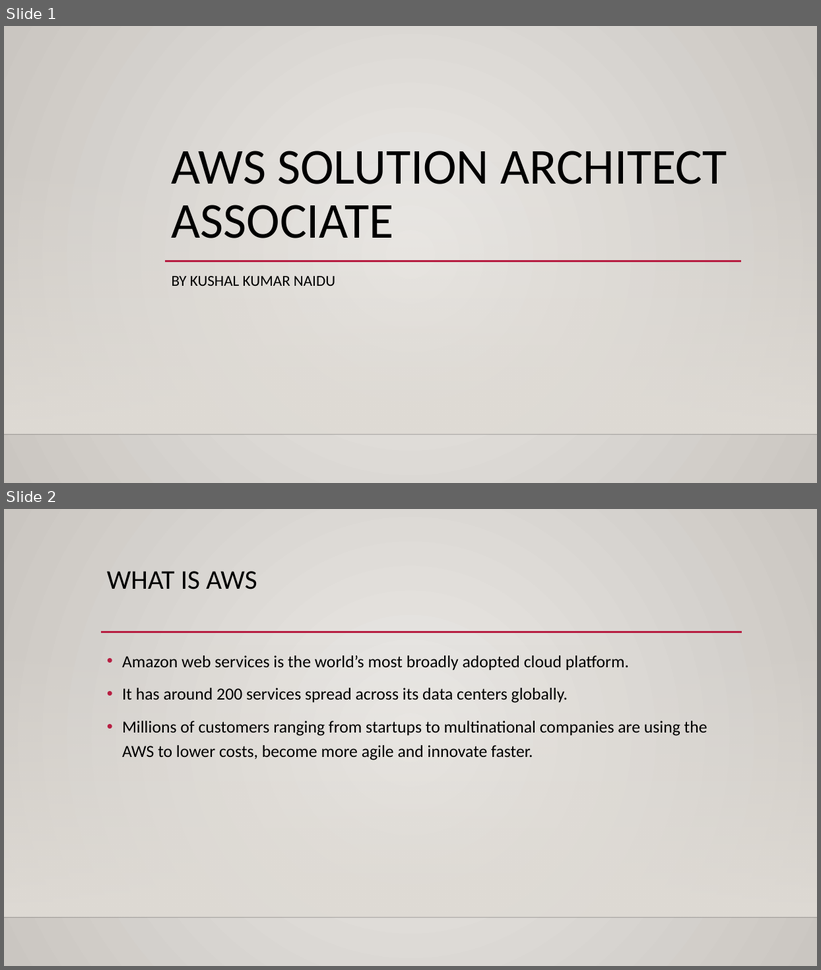
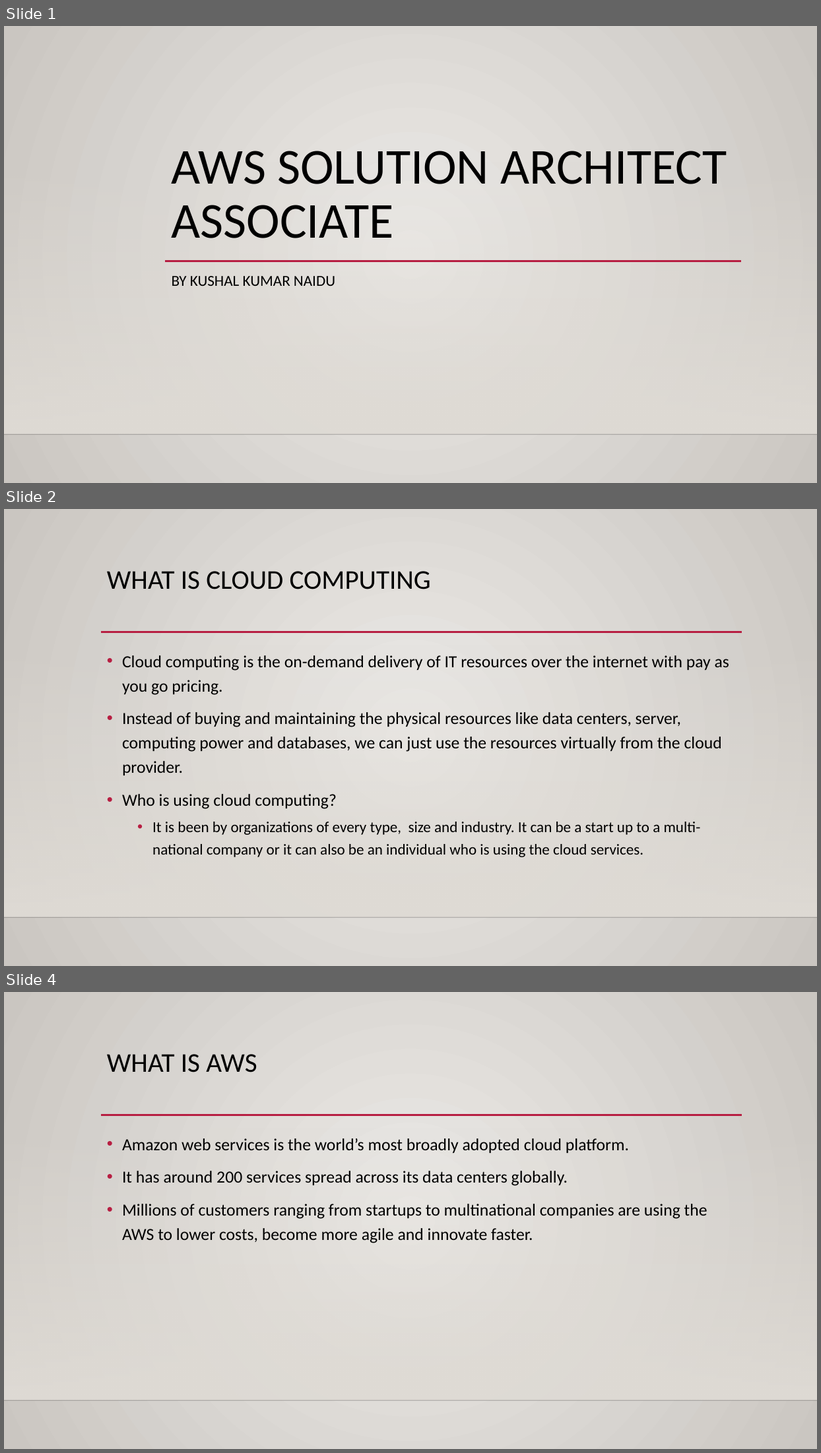
Before and after one commit to kushalnaidu007/AWS-Solution-Architect, a slide deck: AWS-SAA.pptx. Shown one above the other, each under a label of ours: slides 1 and 2 before the commit, slides 1, 2 and 4 after it; the slides between them are not shown. The pictures are 821x970 and 821x1453 pixels, drawn with LibreOffice and Linux fonts; fonts in the diff are those of the drawing; background and template pictures are left out. Boxes give left, top, right and bottom in pixels: in the first picture for what was removed or moved away, otherwise in the second. Text is boxed around its words. In the diff, an @@ line names an element or a change of style, - is before the commit and + after.

Commit message:
Added EC2 and EBS
Added more information about EC2 instances and also overview of EBS.

```diff
--- a/AWS-SAA.pptx
+++ b/AWS-SAA.pptx
@@ slide 2 added at box(4, 509, 817, 966), background gradient #ECEAE7 to #CAC7C1; not listed: 3 template elements that a slide beside it also shows @@
@@ title added at box(107, 571, 431, 590), 32 pt, text #000000 @@
+WHAT IS CLOUD COMPUTING
@@ text added at box(122, 656, 729, 857), 20 pt, text #000000 @@
+• Cloud computing is the on-demand delivery of IT resources over the internet with pay as you go pricing.
+• Instead of buying and maintaining the physical resources like data centers, server, computing power and databases, we can just use the resources virtually from the cloud provider.
+• Who is using cloud computing?
+  • It is been by organizations of every type, size and industry. It can be a start up to a multi-national company or it can also be an individual who is using the cloud services.
@@ what was slide 2 is now slide 4 @@
```
Also in this commit, not shown: 13 other slides added.
